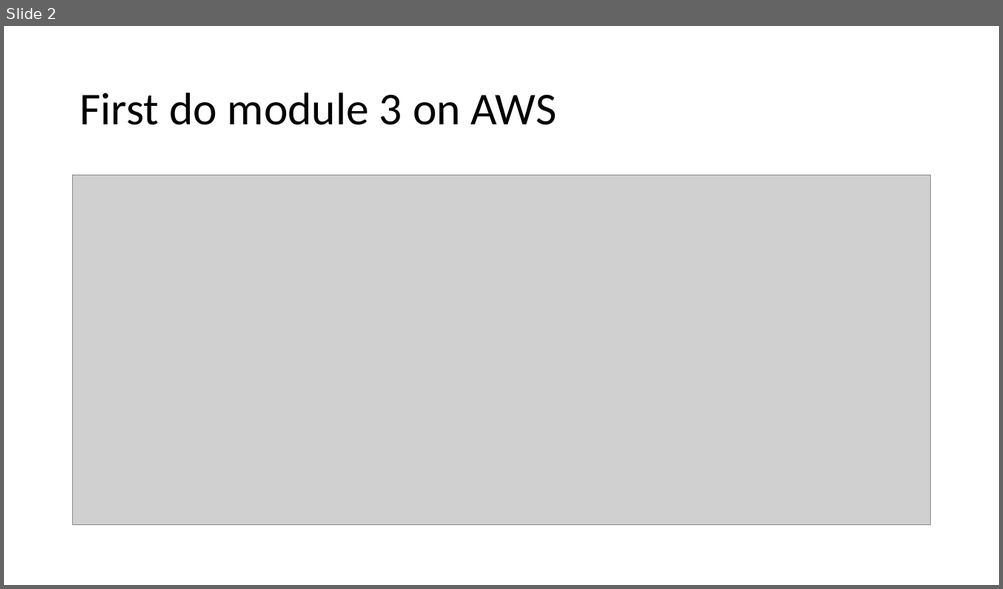
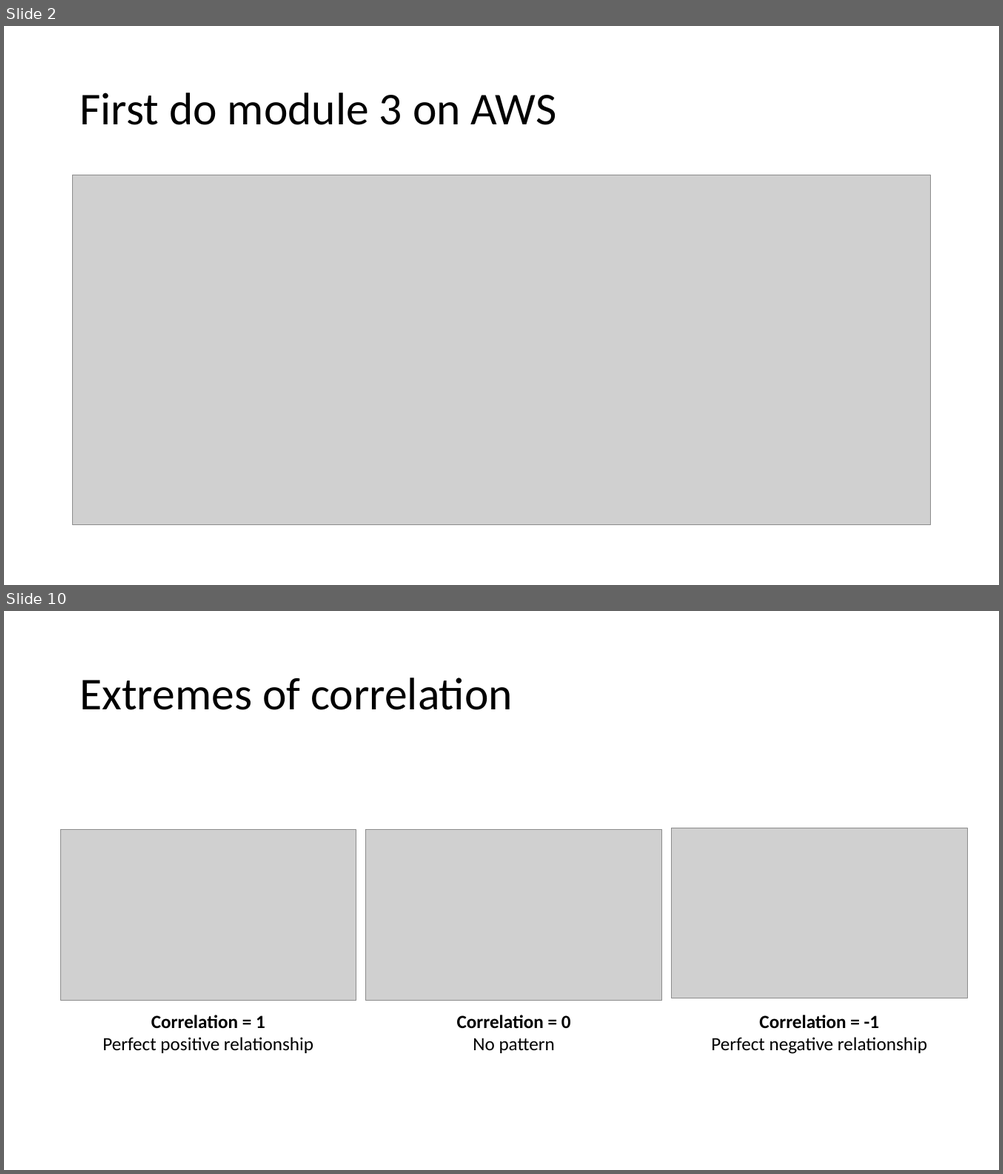
Before and after one commit to mjochen/CloudAI, a slide deck: PPT/3 - Implementing a pipeline.pptx. Shown one above the other, each under a label of ours: slide 2 before the commit, slides 2 and 10 after it; the slides between them are not shown. The pictures are 1003x589 and 1003x1174 pixels, drawn with LibreOffice and Linux fonts; fonts in the diff are those of the drawing; grey boxes stand for pictures. Boxes give left, top, right and bottom in pixels: in the first picture for what was removed or moved away, otherwise in the second. Text is boxed around its words. In the diff, an @@ line names an element or a change of style, - is before the commit and + after.

```diff
--- a/PPT/3 - Implementing a pipeline.pptx
+++ b/PPT/3 - Implementing a pipeline.pptx
@@ slide 10 added at <box>4,611,999,1170</box>, background #FFFFFF @@
@@ title added at <box>79,678,512,710</box>, 44 pt, text #000000 @@
+Extremes of correlation
@@ picture added at <box>60,830,356,1000</box> @@
@@ picture added at <box>366,830,661,1000</box> @@
@@ picture added at <box>671,828,967,998</box> @@
@@ text added at <box>102,1015,313,1054</box>, 18 pt, text #000000 @@
+Correlation = 1
+Perfect positive relationship
@@ text added at <box>457,1015,571,1054</box>, 18 pt, text #000000, bold @@
+Correlation = 0
+No pattern
@@ text added at <box>711,1015,927,1054</box>, 18 pt, text #000000 @@
+Correlation = -1
+Perfect negative relationship
```
Also in this commit, not shown: 2 slides changed, 12 other slides added, 1 slide removed, 24 other files.
